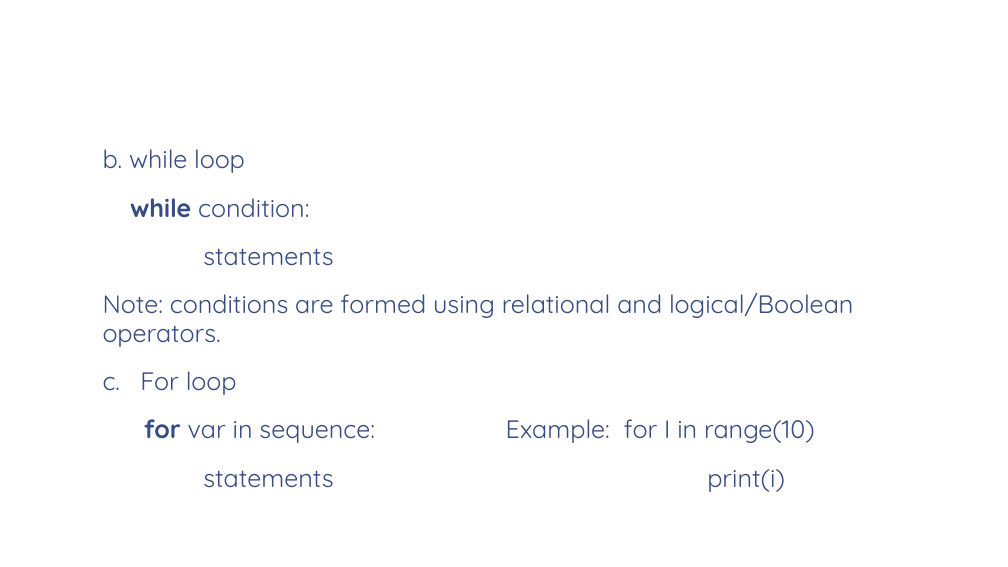
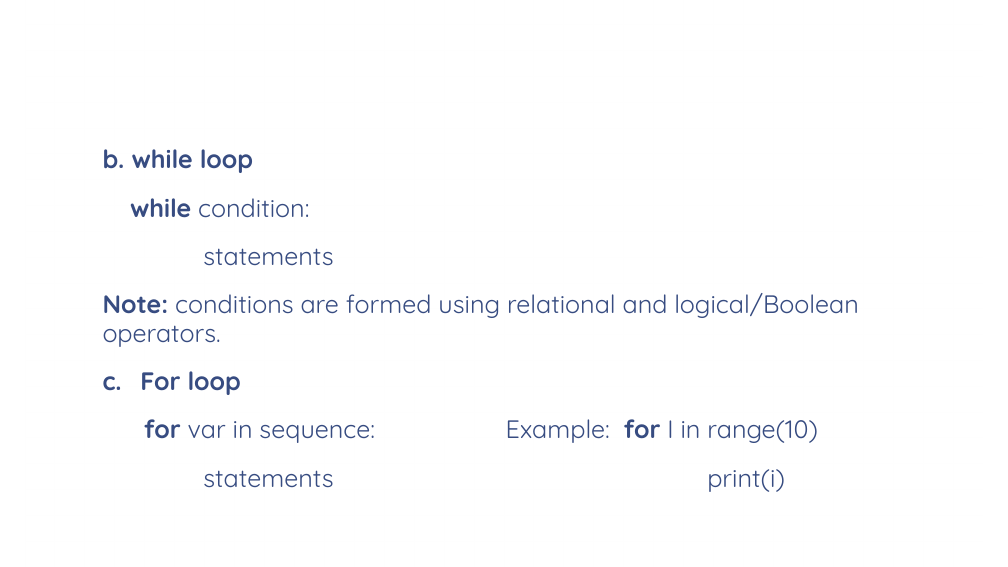
Before and after one commit to vaishnavi-consultants/Computer-Science, a slide deck: slide 27 of Python/Session2/PPT/Python_Fundamentals(Notes).pptx. Drawn at 1008x567 pixels with LibreOffice and Linux fonts; fonts in the diff are those of the drawing; background and template pictures are left out. Boxes give left, top, right and bottom in pixels: in the first picture for what was removed or moved away, otherwise in the second. Text is boxed around its words. In the diff, an @@ line names an element or a change of style, - is before the commit and + after.

```diff
--- a/Python/Session2/PPT/Python_Fundamentals(Notes).pptx
+++ b/Python/Session2/PPT/Python_Fundamentals(Notes).pptx
@@ text at [103, 149, 858, 443]: bold on in "b. while loop", "Note:", "For loop", "for" @@
```
Also in this commit, not shown: 4 other slides changed, 5 slides added.
